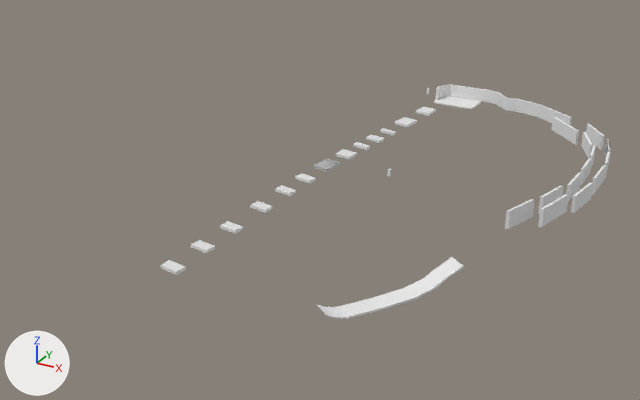
An edit to the Blender file assets/levels/2.blend, drawn before and after from the same camera.
Both versions are drawn from a camera (50 mm lens) standing at (89.0, -234.2, 76.3) and looking at (-2.9, -67.1, -7.3). Arrows for +X, +Y and +Z are at lower left; the lights stay in place.
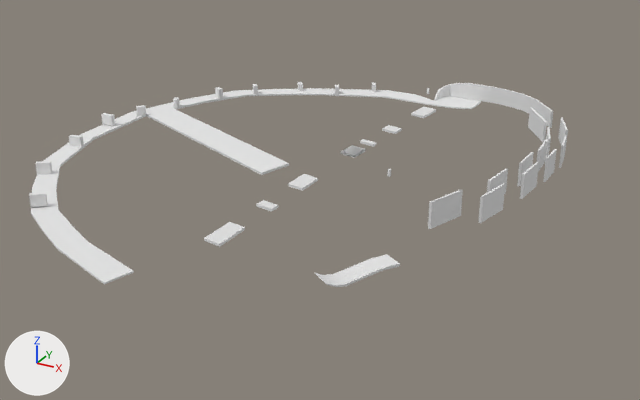
Changed parts and their boxes (x1, y1, x2, y2) in the pictures (640 x 400 px; the box of a moved part takes in the faces that stretch with it):
'Cube', reshaped, modifiers changed (83% wider, 12% shorter)
    before: (317, 85, 611, 319)
    after: (29, 82, 568, 287)
'Cube.002', reshaped (16% narrower, 16% shorter)
    before: (161, 106, 436, 275)
    after: (204, 106, 436, 247)
part 1 of me_cube, moved or reshaped
    before: (552, 117, 579, 145)
    after: (528, 107, 547, 142)
part 2 of me_cube, moved or reshaped
    before: (586, 124, 604, 150)
    after: (559, 117, 568, 151)
part 3 of me_cube, moved or reshaped
    before: (592, 165, 606, 194)
    after: (543, 149, 557, 182)
part 4 of me_cube, moved or reshaped
    before: (566, 172, 582, 201)
    after: (517, 152, 534, 187)
part 5 of me_cube, moved or reshaped
    before: (571, 183, 593, 213)
    after: (520, 162, 539, 199)
part 6 of me_cube, moved or reshaped
    before: (538, 186, 563, 214)
    after: (487, 169, 508, 194)
part 7 of me_cube, moved or reshaped
    before: (505, 199, 535, 229)
    after: (478, 184, 505, 223)
part 8 of me_cube, deleted
    before: (538, 132, 611, 227)
part 9 of me_cube, built on
    before: (434, 85, 572, 126)
    after: (29, 82, 553, 284)
part 10 of me_cube, moved or reshaped
    before: (317, 257, 465, 319)
    after: (315, 190, 463, 287)
part 11 of me_cube, added
    after: (537, 127, 567, 172)
part 12 of me_cube_002, moved or reshaped
    before: (353, 142, 370, 150)
    after: (360, 139, 376, 147)
part 13 of me_cube_002, moved or reshaped
    before: (314, 159, 340, 172)
    after: (340, 145, 366, 158)
part 14 of me_cube_002, moved or reshaped
    before: (275, 185, 296, 196)
    after: (256, 200, 278, 212)
part 15 of me_cube_002, added
    after: (382, 125, 402, 134)
part 16 of me_cube_002, deleted
    before: (336, 149, 357, 160)
part 17 of me_cube_002, deleted
    before: (366, 134, 385, 143)
part 18 of me_cube_002, deleted
    before: (395, 117, 417, 127)
part 19 of me_cube_002, deleted
    before: (191, 240, 215, 253)
part 20 of me_cube_002, deleted
    before: (161, 260, 186, 275)
part 21 of me_cube_002, moved or reshaped
    before: (220, 173, 316, 234)
    after: (204, 174, 318, 247)
part 22 of me_cube_002, deleted
    before: (380, 128, 396, 135)
part 23 of me_cube_002, moved or reshaped
    before: (415, 106, 436, 116)
    after: (411, 106, 436, 118)

What changed in the scene script:
```text
Change me_cube_002:
    used by ob_cube_002; location = (10.3, -22.7, 4.5); rotation_euler = (-0.00888, 0.0145, -0.301), in degrees (-0.5, 0.8, -17)
    remove me_cube_002.from_pydata(...)  # 128 vertices, 100 faces; spans x -14.8..18.6, y -100.0..9.8, z -5.4..-4.3
    add me_cube_002.from_pydata(...)  # 76 vertices, 56 faces; spans x -14.8..15.1, y -87.5..9.8, z -5.4..-4.3
    me_cube_002 part 12: the loose piece of 8 vertices spanning x -6.6..-2.2, y -28.2..-26.0, z -5.1..-4.4 is moved by (-0.4, 2.8, 0.0)
    me_cube_002 part 13: the loose piece of 8 vertices spanning x -3.4..1.9, y -45.7..-39.8, z -5.0..-4.3 is moved by (-2.1, 11.0, 0.1)
    me_cube_002 part 14: the loose piece of 8 vertices spanning x 1.6..6.3, y -61.5..-58.4, z -5.1..-4.4 is moved by (3.4, -8.2, 0.0)
    me_cube_002 part 15: a new loose piece of 16 vertices spanning x -10.2..-5.4, y -14.1..-10.0, z -5.2..-4.5
    me_cube_002 part 16: the loose piece of 16 vertices spanning x -5.3..-0.3, y -36.3..-32.0, z -5.1..-4.4 is deleted
    me_cube_002 part 17: the loose piece of 8 vertices spanning x -8.2..-3.6, y -22.0..-18.9, z -5.2..-4.5 is deleted
    me_cube_002 part 18: the loose piece of 8 vertices spanning x -12.1..-6.9, y -7.4..-1.5, z -5.3..-4.6 is deleted
    me_cube_002 part 19: the loose piece of 8 vertices spanning x 11.0..15.6, y -91.0..-87.9, z -5.2..-4.5 is deleted
    me_cube_002 part 20: the loose piece of 8 vertices spanning x 14.0..18.6, y -100.0..-97.0, z -5.3..-4.6 is deleted
    me_cube_002 part 21: 20 vertices removed from x -0.5..12.7, y -81.7..-50.4, z -5.2..-4.4; 16 vertices added at x 0.0..15.1, y -87.5..-50.2, z -5.2..-4.4
    me_cube_002 part 22: 16 vertices removed from x -9.5..-5.0, y -15.2..-12.9, z -5.2..-4.5
    me_cube_002 part 23: 4 vertices removed from x -13.7..-9.6, y 4.4..5.0, z -5.3..-4.7; 4 vertices added at x -13.1..-9.0, y 1.8..2.4, z -5.3..-4.7
Change me_cube:
    remove me_cube.from_pydata(...)  # 276 vertices, 254 faces, 2 loose edges; spans x -1.0..57.7, y -123.5..4.6, z -1.1..9.8
    add me_cube.from_pydata(...)  # 431 vertices, 388 faces, 4 loose edges; spans x -70.4..45.7, y -131.2..4.6, z -1.7..9.7
    me_cube part 1: the loose piece of 8 vertices spanning x 35.7..44.5, y -19.8..-10.8, z -0.5..3.2 is scaled about its middle by (0.832, 1.21, 1.53), then moved by (-7.5, 1.1, 0.0)
    me_cube part 2: the loose piece of 8 vertices spanning x 45.4..51.3, y -22.9..-14.9, z 0.4..4.1 is scaled about its middle by (0.68, 1.21, 1.53), then moved by (-7.3, -2.1, 0.0)
    me_cube part 3: the loose piece of 8 vertices spanning x 56.8..57.5, y -59.8..-51.1, z 3.8..7.4 is scaled about its middle by (0.656, 0.843, 1.53), then moved by (-11.7, 5.8, -1.0)
    me_cube part 4: the loose piece of 8 vertices spanning x 53.2..54.1, y -66.5..-58.3, z 4.1..7.7 is scaled about its middle by (0.905, 0.926, 1.53), then moved by (-12.0, 6.6, -0.8)
    me_cube part 5: the loose piece of 8 vertices spanning x 55.9..57.7, y -72.9..-64.1, z 4.6..8.3 is scaled about its middle by (0.563, 0.927, 1.53), then moved by (-12.2, 5.7, -0.8)
    me_cube part 6: the loose piece of 8 vertices spanning x 50.8..53.3, y -77.6..-70.1, z 5.2..8.8 is scaled about its middle by (0.573, 1.09, 1.53), then moved by (-12.0, 3.7, -1.1)
    me_cube part 7: the loose piece of 8 vertices spanning x 47.8..50.8, y -89.3..-81.5, z 6.1..9.8 is scaled about its middle by (0.696, 1.08, 1.53), then moved by (-7.2, 5.7, -1.5)
    me_cube part 8: 7 loose pieces with 60 vertices, spanning x 46.2..57.1, y -84.3..-22.5, z 0.6..9.5, are deleted
    me_cube part 9: 56 vertices removed from x -1.0..40.1, y -9.7..4.6, z -0.8..3.1; 267 vertices added at x -70.4..35.1, y -131.2..4.6, z -1.7..4.2
    me_cube part 10: 56 vertices removed from x 26.2..45.3, y -123.5..-100.4, z -1.1..4.2; 36 vertices added at x 22.6..37.4, y -118.0..-83.7, z 0.9..9.7
    me_cube part 11: 24 vertices added at x 38.1..45.7, y -47.2..-25.4, z -0.4..6.7
Change ob_cube:
    add _m = ob_cube.modifiers.new('EdgeSplit', 'EDGE_SPLIT')
```
